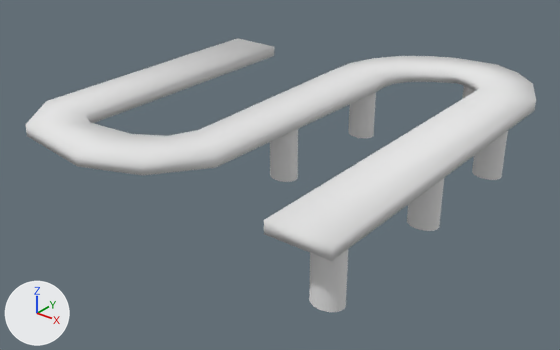
One commit to the Blender file 01-Models/Fließband_MH.blend: the scene before it, then after it.
Camera for both pictures: a camera (50 mm lens) standing at (30.2, -39.5, 19.2) and looking at (0.5, -2.3, -3.8). Arrows for +X, +Y and +Z are at lower left; the lights stay in place.

Before the edit, the objects in view are built like this:
```python
mat_material = diffuse_material('Material')
mat_material.base_color = (0.8, 0.8, 0.8)  # white #e7e7e7
me_cube = bpy.data.meshes.new('Cube')
me_cube.from_pydata(...)  # 486 vertices, 304 faces; spans x -12.0..13.4, y -22.0..8.0, z -4.7..0.4
me_cube.materials.append(mat_material)  # white #e7e7e7
ob_cube = bpy.data.objects.new('Cube', me_cube)
ob_cube.location = (0.0, 6.49, 0.9)
```
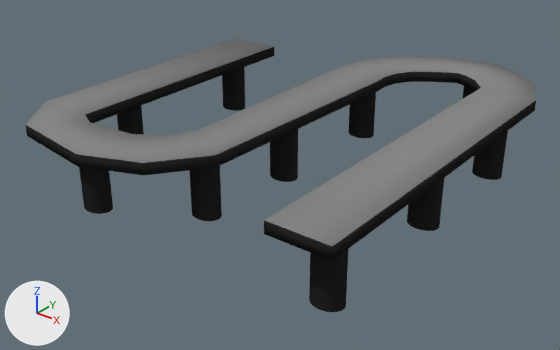
Changed parts and their boxes (x1, y1, x2, y2) in the pictures (560 x 350 px):
'Cube', recoloured, reshaped (white to grey): (25, 38, 536, 312) in both
part 1 of me_cube, added (black): after (189, 166, 222, 221)
part 2 of me_cube, added (black): after (79, 167, 113, 214)
part 3 of me_cube, added (black): after (117, 106, 144, 134)
part 4 of me_cube, added (black): after (222, 67, 245, 111)
part 5 of me_cube, recoloured (white to grey): (25, 38, 536, 246) in both

The edits, one by one:
Material 'Material' (mat_material) changes colour from white #e7e7e7 to black #252525; in linear values from (0.8, 0.8, 0.8) to (0.0188, 0.0188, 0.0188).
Material 'Material.001' (mat_material_001) is new.
Its base color is (0.246, 0.246, 0.246) (grey #888888).
me_cube is used by ob_cube; location (0.0, 6.49, 0.9).
me_cube had 486 vertices, 304 faces and spanned x -12.0..13.4, y -22.0..8.0, z -4.7..0.4.
me_cube now has 742 vertices, 440 faces and spans x -12.0..13.4, y -22.0..8.0, z -4.7..0.4.
me_cube part 1: a new loose piece, a 32-sided cylinder along z spanning x -0.2..1.8, y -17.1..-15.6, z -4.4..-0.1, in mat_material (black #252525).
me_cube part 2: a new loose piece, a 32-sided cylinder along z spanning x -6.1..-4.1, y -20.6..-19.0, z -4.4..-0.1, in mat_material (black #252525).
me_cube part 3: a new loose piece, a 32-sided cylinder along z spanning x -11.1..-9.1, y -13.3..-11.8, z -4.4..-0.1, in mat_material (black #252525).
me_cube part 4: a new loose piece, a 32-sided cylinder along z spanning x -11.1..-9.1, y -2.4..-0.8, z -4.4..-0.1, in mat_material (black #252525).
me_cube part 5: 32 faces spanning x -12.0..13.4, y -22.0..8.0, z 0.4 switch from mat_material (white #e7e7e7) to mat_material_001 (grey #888888).
